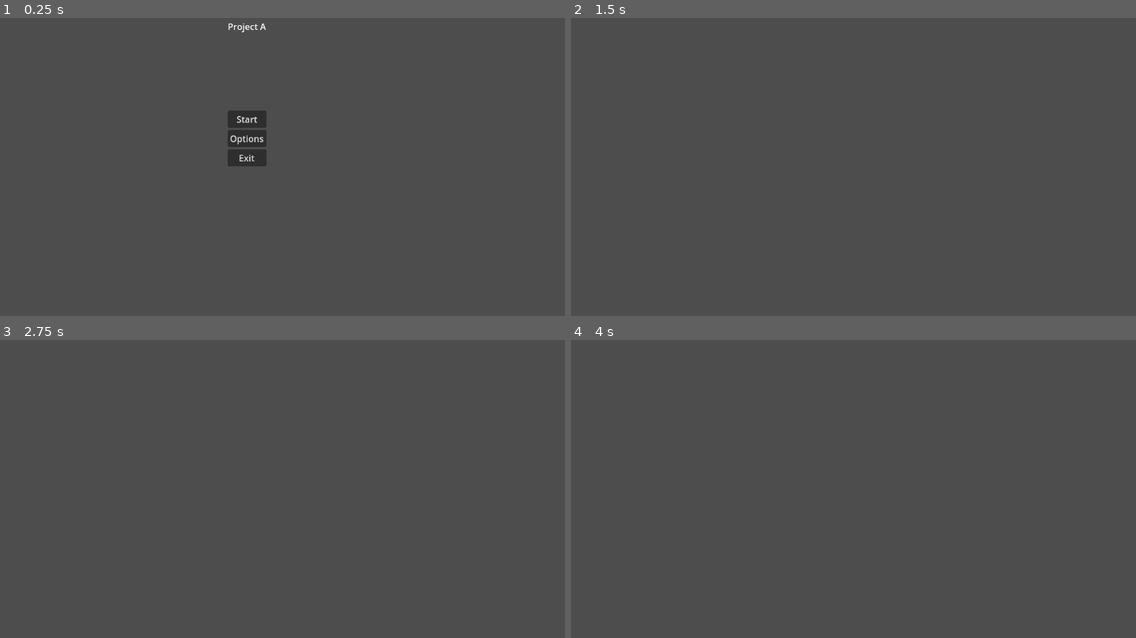
Above: before the commit, frames 1-4 (two rows, left to right).
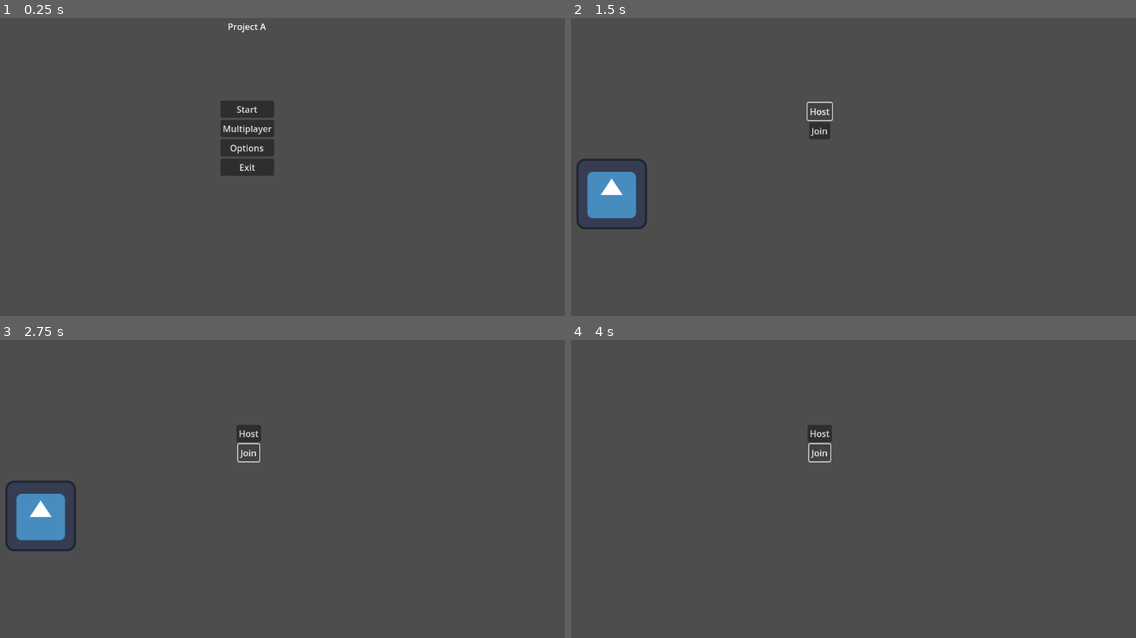
Above: after the commit, the same moments.

Repository: norbee15/Project_A
Game: Godot game, scene res://Menu/menu.tscn
Two runs of this game, one before a commit and one after it. Both use one fixed random seed, a clock stepped at 60 frames per second and the inputs below. The engine's default icon, where the game draws it, is replaced by a stand-in: a white triangle on a blue panel in a dark square.
Inputs (mouse positions are in pixels of both pictures, inside the frame that each line leads up to):
- Up to frame 1 (0.25 s): no input
- Up to frame 2 (1.5 s): click (819, 128) at 0.5 s, where only the run after the commit has a clickable "Multiplayer"; click (819, 110) at 1.25 s, where only the run after the commit has a clickable "Host"
- Up to frame 3 (2.75 s): click (248, 453) at 2 s, where only the run after the commit has a clickable "Join"
- Up to frame 4 (4 s): hold Right (ui_right) 2.78-3.53 s; hold Down (ui_down) from 3.53 s (still down)

The runs differ from the first frame. In frame 1, 1.4% of the frame differs, in the area x 39-49%, y 27-53%; in frame 2, 2.0%; in frame 3, 2.0%, in the area x 0-47%, y 28-71%; in frame 4, 0.3%.

Commit message:
Menu + multi

Diff:
--- a/Game/node_2d.tscn
+++ b/Arenas/Arena A.tscn
@@ -1,3 +1,3 @@
 [gd_scene format=3 uid="uid://1h5lswygpoo4"]
 
-[node name="Node2D" type="Node2D"]
+[node name="Arena A" type="Node2D"]
--- /dev/null
+++ b/Characters/character_body_2d.gd
@@ -0,0 +1,16 @@
+extends CharacterBody2D
+
+func _enter_tree():
+	set_multiplayer_authority(name.to_int())
+
+const SPEED = 300.0
+const JUMP_VELOCITY = -400.0
+
+# Get the gravity from the project settings to be synced with RigidBody nodes.
+var gravity = ProjectSettings.get_setting("physics/2d/default_gravity")
+
+
+func _physics_process(delta):
+	if (is_multiplayer_authority()):
+		velocity = Input.get_vector("ui_left","ui_right", "ui_up", "ui_down") * 1000
+	move_and_slide()
--- /dev/null
+++ b/Characters/character_body_2d.tscn
@@ -0,0 +1,34 @@
+[gd_scene load_steps=5 format=3 uid="uid://dg73eqjpkn0ae"]
+
+[ext_resource type="Script" path="res://Characters/character_body_2d.gd" id="1_dpvlu"]
+[ext_resource type="Texture2D" uid="uid://chh3pwyh15ikh" path="res://icon.svg" id="1_hieye"]
+
+[sub_resource type="SceneReplicationConfig" id="SceneReplicationConfig_sxqhg"]
+properties/0/path = NodePath(".:position")
+properties/0/spawn = true
+properties/0/replication_mode = 1
+
+[sub_resource type="GDScript" id="GDScript_r124w"]
+script/source = "extends MultiplayerSynchronizer
+
+
+# Called when the node enters the scene tree for the first time.
+func _ready():
+	pass # Replace with function body.
+
+
+# Called every frame. 'delta' is the elapsed time since the previous frame.
+func _process(delta):
+	pass
+"
+
+[node name="Basic Character" type="CharacterBody2D"]
+script = ExtResource("1_dpvlu")
+
+[node name="Sprite" type="Sprite2D" parent="."]
+position = Vector2(202, 427)
+texture = ExtResource("1_hieye")
+
+[node name="MultiplayerSynchronizer" type="MultiplayerSynchronizer" parent="."]
+replication_config = SubResource("SceneReplicationConfig_sxqhg")
+script = SubResource("GDScript_r124w")
--- a/Menu/menu.gd
+++ b/Menu/menu.gd
@@ -12,8 +12,13 @@
 
 
 func _on_start_button_pressed():
-	get_tree().change_scene_to_file("res://Game/node_2d.tscn")
+	get_tree().change_scene_to_file("res://Characters/character_body_2d.tscn")
+
 
 
 func _on_exit_button_pressed():
 	get_tree().quit()
+
+
+func _on_multi_button_pressed():
+	get_tree().change_scene_to_file("res://Multiplayer Test/Mutliplayer_test.tscn")
--- a/Menu/menu.tscn
+++ b/Menu/menu.tscn
@@ -27,10 +27,14 @@
 grow_horizontal = 2
 grow_vertical = 2
 
-[node name="StartButton" type="Button" parent="Buttons"]
+[node name="HostButton" type="Button" parent="Buttons"]
 layout_mode = 2
 size_flags_vertical = 4
 text = "Start"
+
+[node name="MultiButton" type="Button" parent="Buttons"]
+layout_mode = 2
+text = "Multiplayer"
 
 [node name="OptionsButton" type="Button" parent="Buttons"]
 layout_mode = 2
@@ -56,5 +60,6 @@
 text = "Project A"
 horizontal_alignment = 1
 
-[connection signal="pressed" from="Buttons/StartButton" to="." method="_on_start_button_pressed"]
+[connection signal="pressed" from="Buttons/HostButton" to="." method="_on_start_button_pressed"]
+[connection signal="pressed" from="Buttons/MultiButton" to="." method="_on_multi_button_pressed"]
 [connection signal="pressed" from="Buttons/ExitButton" to="." method="_on_exit_button_pressed"]
--- /dev/null
+++ b/Multiplayer Test/Mutliplayer_test.gd
@@ -0,0 +1,35 @@
+extends Node2D
+
+
+# Called when the node enters the scene tree for the first time.
+func _ready():
+	pass # Replace with function body.
+
+
+# Called every frame. 'delta' is the elapsed time since the previous frame.
+func _process(delta):
+	pass
+
+
+var peer =ENetMultiplayerPeer.new()
+@export var player_scene: PackedScene
+
+
+
+func _on_host_pressed():
+	peer.create_server(135)
+	multiplayer.multiplayer_peer = peer
+	multiplayer.peer_connected.connect(_add_player)
+	_add_player()
+
+
+func _add_player(id = 1):
+	var player = player_scene.instantiate()
+	player.name = str(id)
+	call_deferred("add_child",player)
+
+
+
+func _on_join_pressed():
+	peer.create_client("82.150.39.25", 135)
+	multiplayer.multiplayer_peer = peer
--- /dev/null
+++ b/Multiplayer Test/Mutliplayer_test.tscn
@@ -0,0 +1,54 @@
+[gd_scene load_steps=4 format=3 uid="uid://csq0i73vsddkc"]
+
+[ext_resource type="Script" path="res://Multiplayer Test/Mutliplayer_test.gd" id="1_ty4ey"]
+[ext_resource type="PackedScene" uid="uid://dg73eqjpkn0ae" path="res://Characters/character_body_2d.tscn" id="2_ko828"]
+
+[sub_resource type="GDScript" id="GDScript_5pv37"]
+script/source = "extends VBoxContainer
+
+
+# Called when the node enters the scene tree for the first time.
+func _ready():
+	pass # Replace with function body.
+
+
+# Called every frame. 'delta' is the elapsed time since the previous frame.
+func _process(delta):
+	pass
+"
+
+[node name="MutliplayerTestMenu" type="Node2D"]
+script = ExtResource("1_ty4ey")
+player_scene = ExtResource("2_ko828")
+
+[node name="VBoxContainer" type="VBoxContainer" parent="."]
+anchors_preset = 14
+anchor_top = 0.5
+anchor_right = 1.0
+anchor_bottom = 0.5
+offset_left = 557.0
+offset_top = 262.0
+offset_right = 601.0
+offset_bottom = 328.0
+grow_horizontal = 2
+grow_vertical = 2
+size_flags_horizontal = 4
+size_flags_vertical = 4
+alignment = 1
+script = SubResource("GDScript_5pv37")
+
+[node name="Host" type="Button" parent="VBoxContainer"]
+layout_mode = 2
+text = "Host"
+
+[node name="Join" type="Button" parent="VBoxContainer"]
+layout_mode = 2
+size_flags_horizontal = 4
+text = "Join"
+
+[node name="MultiplayerSpawner" type="MultiplayerSpawner" parent="."]
+_spawnable_scenes = PackedStringArray("res://Characters/character_body_2d.tscn")
+spawn_path = NodePath("..")
+
+[connection signal="pressed" from="VBoxContainer/Host" to="." method="_on_host_pressed"]
+[connection signal="pressed" from="VBoxContainer/Join" to="." method="_on_join_pressed"]
Not shown, added: Characters/chaA103.tmp
Not shown, added: Characters/chaC042.tmp
Not shown, added: Characters/chaC789.tmp
